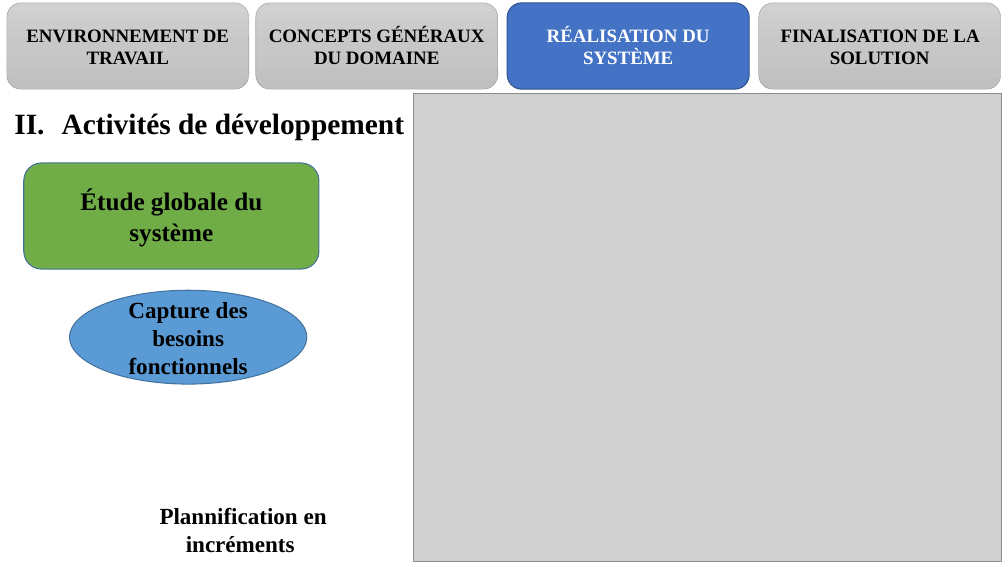
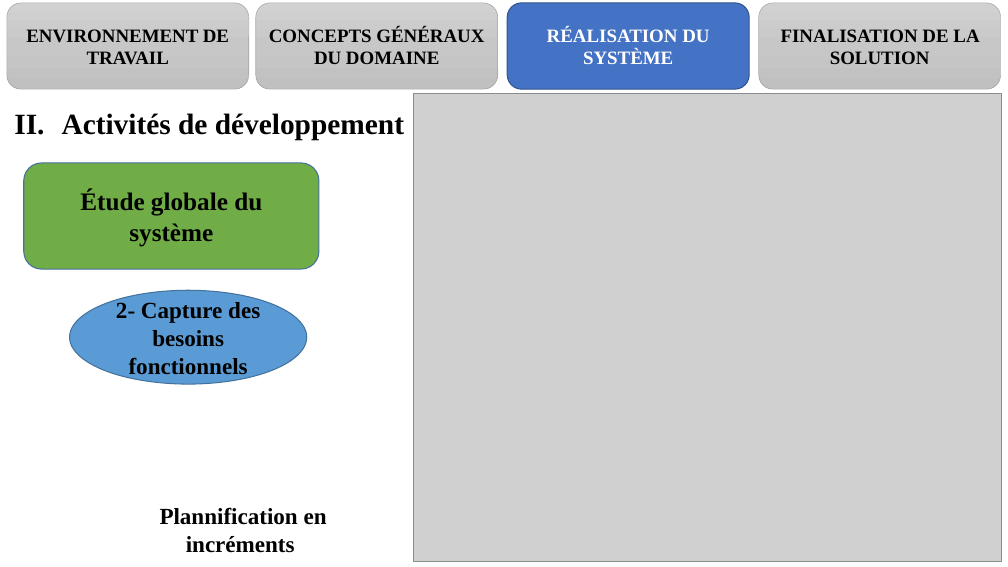
Before and after one commit to melaken/distdocs, a slide deck: slide 17 of Documents/theme/diapo.pptx. Drawn at 1008x567 pixels with LibreOffice and Linux fonts; fonts in the diff are those of the drawing; grey boxes stand for pictures. Boxes give left, top, right and bottom in pixels: in the first picture for what was removed or moved away, otherwise in the second. Text is boxed around its words. In the diff, an @@ line names an element or a change of style, - is before the commit and + after.

```diff
--- a/Documents/theme/diapo.pptx
+++ b/Documents/theme/diapo.pptx
@@ text in ellipse at bbox=[116, 302, 260, 380]: text changed @@
-Capture des besoins fonctionnels
+2- Capture des besoins fonctionnels
```
Also in this commit, not shown: 12 other slides changed, 35 other files.
